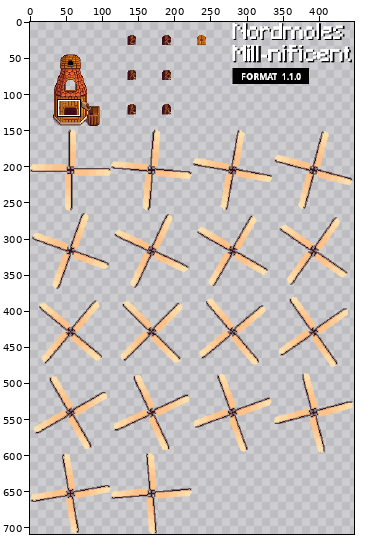
Edited in one commit: sprite sheet (buildings/mill/building.png). The first picture is a wide view before the edit; the outline marks the close-up.
Close-up. Before the edit:
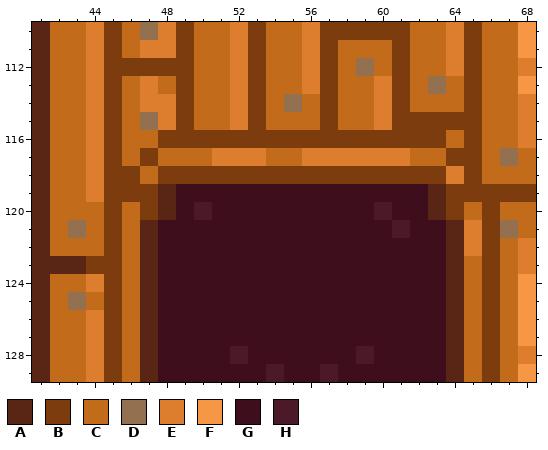
The file is 448x709 pixels. Pixels under 10% opacity are left out. Colours within 5 levels of each other are drawn and written as one. Shown: x 41..68, y 110..129. The commit also changed other parts of the picture, which this record leaves out.
Palette (. is transparent): A #592615  B #7d3c0e  C #c16b1b  D #93704f  E #dc7e2d  F #f59745  G #3f0e1c  H #4c1928
Pixels before, first column x 41:
110 ACCEBCDEBCCEBCCEBBBBBCCEBCCF
111 ACCEBCEEBCCEBCCEBCCCBCCEBCCF
112 ACCEBBBBBCCEBCCEBCDCBCCEBCCE
113 ACCEBCECBCCEBCCEBCCEBCDCBCCF
114 ACCEBCEEBCCEBCDCBCCEBCCCBCCE
115 ACCEBCDEBCCEBCCCBCCEBBBBBCCE
116 ACCEBCCBBBBBBBBBBBBBBBBCBCCE
117 ACCEBCBCCCEEECCEEEEEECCBBCDC
118 ACCEBBCBBBBBBBBBBBBBBBBEBCCC
119 ACCEBBBAGGGGGGGGGGGGGGABBBBB
120 ACCCBCBAGHGGGGGGGGGHGGABCBCC
121 ACDCBCAGGGGGGGGGGGGGHGGAEBDC
122 ACCCBCAGGGGGGGGGGGGGGGGAEBCE
123 AAABBCAGGGGGGGGGGGGGGGGACBCE
124 ACCEBCAGGGGGGGGGGGGGGGGACBCF
125 ACDCBCAGGGGGGGGGGGGGGGGACBCF
126 ACCEBCAGGGGGGGGGGGGGGGGACBCF
127 ACCEBCAGGGGGGGGGGGGGGGGACBCF
128 ACCEBCAGGGGHGGGGGGHGGGGACBCE
129 ACCEBCAGGGGGGHGGHGGGGGGACBCF
Now the later version:
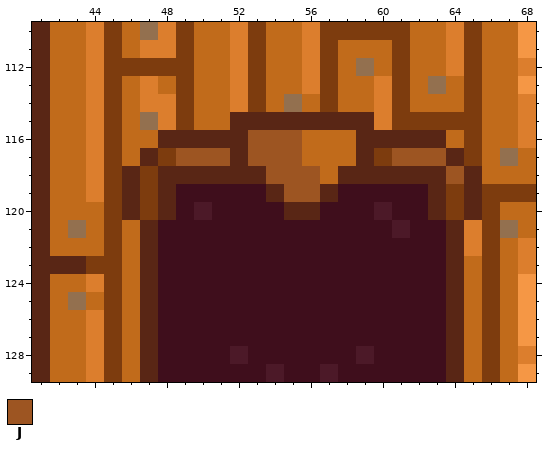
Colours new in this view: J #9d5522
Diff:
Changed rows in their new state; - is an unchanged pixel.
first column x 46:
115 ------AAAAAAAA------
116 --AAAAAJJJCCCAAAAA--
117 -ABJJJAJJJCCCABJJJA-
118 ABAAAAAAJJJCAAAAAAJA
119 A-------AJJA-------A
120 A--------AA--------A
